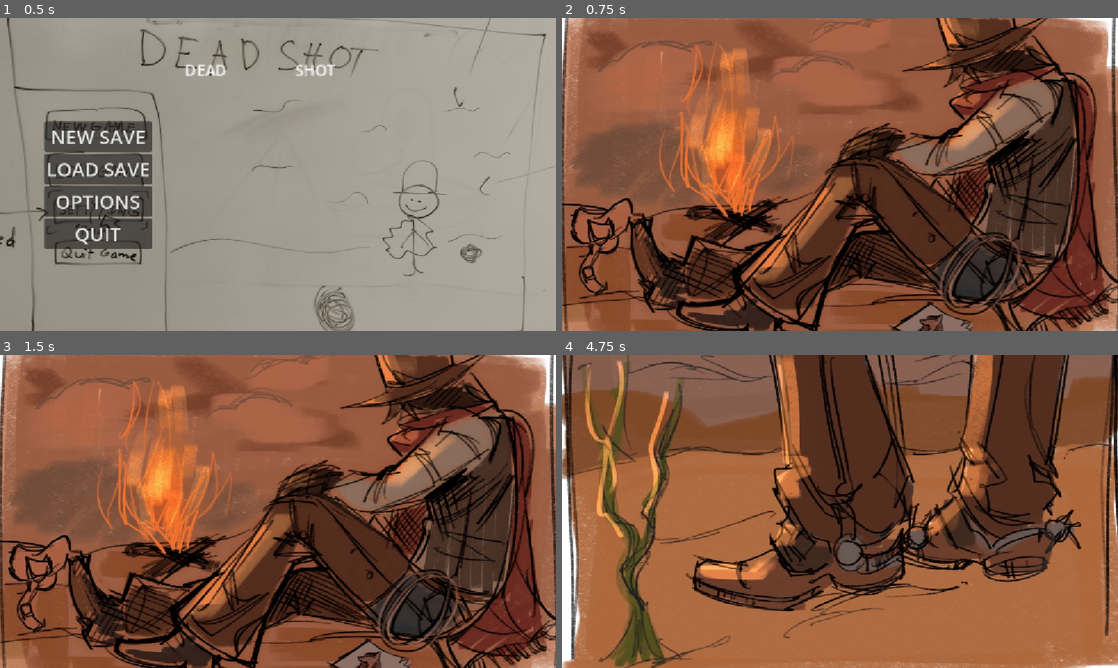
Above: before the commit, frames 1-4 (two rows, left to right).
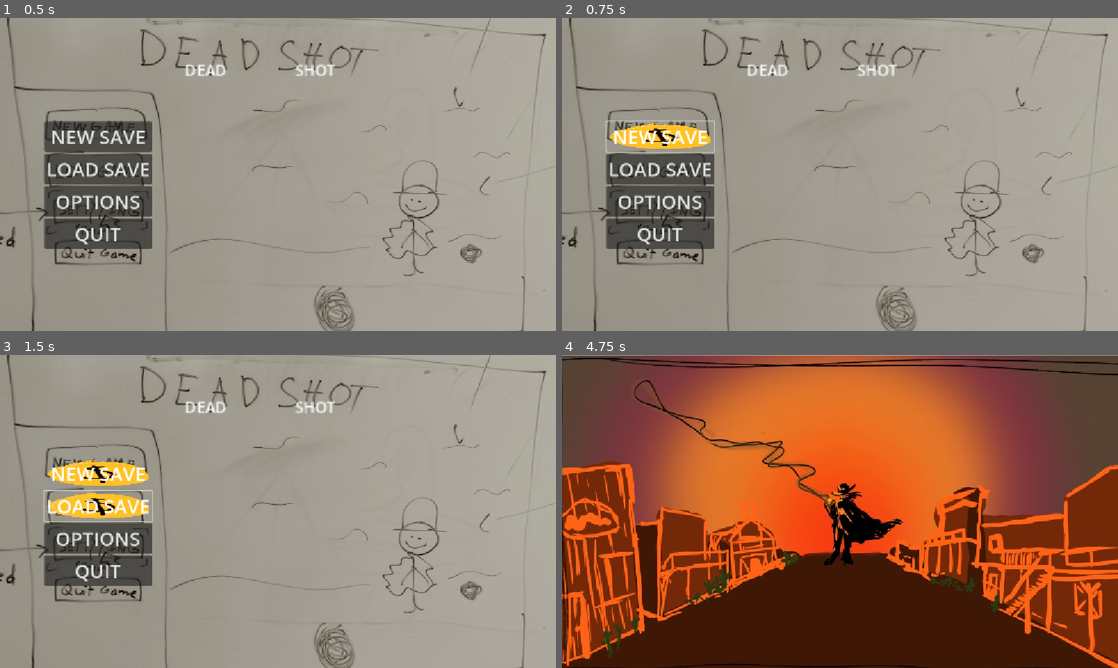
Above: after the commit, the same moments.

Repository: gmuGADIG/DEADSHOT
Game: Godot game, scene res://menu/main_menu/main_menu.tscn
Same seed, same stepped clock (60 frames per second), same inputs: the game is played once before the commit and once after it. The engine's default icon, where the game draws it, is replaced by a stand-in: a white triangle on a blue panel in a dark square. Sound files missing from this copy of the repository are replaced by a short silence.
Inputs (mouse positions are in pixels of both pictures, inside the frame that each line leads up to):
- Up to frame 1 (0.5 s): no input
- Up to frame 2 (0.75 s): click "NEW SAVE" at 0.5 s
- Up to frame 3 (1.5 s): click (100, 505) at 1.25 s, where only the run after the commit has a clickable "LOAD SAVE"
- Up to frame 4 (4.75 s): tap Enter at 2, 4.25 s; move the mouse to (962, 495) at 2.02 s; press the mouse at (962, 495) at 2.03 s; hold D (move_right) 2.03-2.78 s; move the mouse to (728, 527) at 2.77 s; release the mouse at (728, 527) at 2.78 s; hold S (move_down) 2.78-3.53 s; tap E (interact) at 2.85 s; tap Space (roll) at 3.5, 4.35 s; move the mouse to (895, 442) at 3.52 s; hold D (move_right) 3.53-4.28 s; hold Shift (quick_purchase) 3.53-4.28 s; move the mouse to (812, 574) at 4.27 s; hold W (move_up) from 4.28 s (still down)

Frame 1 is identical in both runs. In frame 2, 100% of the frame differs, in the area x 0-100%, y 0-100%; in frame 3, 100%; in frame 4, 95%.

Commit message:
button sounds

Diff:
--- a/menu/main_menu/button.gd
+++ /dev/null
@@ -1,7 +0,0 @@
-extends Button
-
-
-
-func _on_pressed() -> void:
-
-	pass # Replace with function body.
--- a/menu/main_menu/main_menu.gd
+++ b/menu/main_menu/main_menu.gd
@@ -1,18 +1,45 @@
 extends Control
 
+@export var gunshot: AudioStream
+@export var gun_spinning: AudioStream
+
 func _on_new_save_button_pressed() -> void:
+	await get_tree().create_timer(1.0).timeout
 	get_tree().change_scene_to_file("res://menu/cutscenes/intro/intro_cutscene.tscn")
 
 func _on_load_save_button_pressed() -> void:
+	await get_tree().create_timer(1.0).timeout
 	if Save.save_file_exists():
 		Save.load_game()
 	else:
 		_on_new_save_button_pressed()
 
 func _on_options_button_pressed() -> void:
+	await get_tree().create_timer(1.0).timeout
 	# TODO: Load Options Menu Scene
 	print("Options Opened")
 
 func _on_quit_button_pressed() -> void:
+	await get_tree().create_timer(1.0).timeout
 	#Quit Game
 	get_tree().quit()
+
+func _on_button_pressed() -> void:
+	$AudioStreamPlayer.stream = gunshot
+	$AudioStreamPlayer.play()
+	pass # Replace with function body.
+
+
+func _on_button_mouse_entered() -> void:
+	$AudioStreamPlayer.stream = gun_spinning
+	$AudioStreamPlayer.play()
+	pass # Replace with function body.
+
+func _on_button_mouse_exited() -> void:
+	$AudioStreamPlayer.stop()
+	pass # Replace with function body.
+
+func _on_audio_stream_player_finished() -> void:
+	if $AudioStreamPlayer.stream != gunshot:
+		$AudioStreamPlayer.play()
+	pass # Replace with function body.
--- a/menu/main_menu/main_menu.tscn
+++ b/menu/main_menu/main_menu.tscn
@@ -1,9 +1,10 @@
-[gd_scene load_steps=5 format=3 uid="uid://by8y1gjlttw6g"]
+[gd_scene load_steps=6 format=3 uid="uid://by8y1gjlttw6g"]
 
 [ext_resource type="Script" uid="uid://cg6umb86w26xh" path="res://menu/main_menu/main_menu.gd" id="1_winya"]
 [ext_resource type="Texture2D" uid="uid://dcavwcmbdms3e" path="res://temp_art/rough_drafts/main_menu.png" id="2_e5xhn"]
 [ext_resource type="Theme" uid="uid://djhkh3pf5w1j5" path="res://temp_art/rough_drafts/main_menu_theme.tres" id="3_7r8i1"]
-[ext_resource type="Script" uid="uid://dvio66wasdhpi" path="res://menu/main_menu/button.gd" id="3_qs6vt"]
+[ext_resource type="AudioStream" uid="uid://btq4usey4ba53" path="res://audio/placeholders/explosion.wav" id="3_winya"]
+[ext_resource type="AudioStream" uid="uid://dc6lbunkflvv4" path="res://audio/placeholders/funny_bone_man.wav" id="4_prid6"]
 
 [node name="MainMenu" type="Control"]
 layout_mode = 3
@@ -14,6 +15,8 @@
 grow_vertical = 2
 theme = ExtResource("3_7r8i1")
 script = ExtResource("1_winya")
+gunshot = ExtResource("3_winya")
+gun_spinning = ExtResource("4_prid6")
 
 [node name="TextureRect" type="TextureRect" parent="."]
 layout_mode = 1
@@ -42,7 +45,6 @@
 toggle_mode = true
 text = "NEW SAVE
 "
-script = ExtResource("3_qs6vt")
 
 [node name="LoadSaveButton" type="Button" parent="VBoxContainer"]
 layout_mode = 2
@@ -78,10 +80,22 @@
 horizontal_alignment = 1
 vertical_alignment = 1
 
-[connection signal="mouse_entered" from="VBoxContainer/NewSaveButton" to="VBoxContainer/NewSaveButton" method="_on_mouse_entered"]
-[connection signal="mouse_exited" from="VBoxContainer/NewSaveButton" to="VBoxContainer/NewSaveButton" method="_on_mouse_exited"]
+[node name="AudioStreamPlayer" type="AudioStreamPlayer" parent="."]
+
+[connection signal="mouse_entered" from="VBoxContainer/NewSaveButton" to="." method="_on_button_mouse_entered"]
+[connection signal="mouse_exited" from="VBoxContainer/NewSaveButton" to="." method="_on_button_mouse_exited"]
 [connection signal="pressed" from="VBoxContainer/NewSaveButton" to="." method="_on_new_save_button_pressed"]
-[connection signal="pressed" from="VBoxContainer/NewSaveButton" to="VBoxContainer/NewSaveButton" method="_on_pressed"]
+[connection signal="pressed" from="VBoxContainer/NewSaveButton" to="." method="_on_button_pressed"]
+[connection signal="mouse_entered" from="VBoxContainer/LoadSaveButton" to="." method="_on_button_mouse_entered"]
+[connection signal="mouse_exited" from="VBoxContainer/LoadSaveButton" to="." method="_on_button_mouse_exited"]
+[connection signal="pressed" from="VBoxContainer/LoadSaveButton" to="." method="_on_button_pressed"]
 [connection signal="pressed" from="VBoxContainer/LoadSaveButton" to="." method="_on_load_save_button_pressed"]
+[connection signal="mouse_entered" from="VBoxContainer/OptionsButton" to="." method="_on_button_mouse_entered"]
+[connection signal="mouse_exited" from="VBoxContainer/OptionsButton" to="." method="_on_button_mouse_exited"]
+[connection signal="pressed" from="VBoxContainer/OptionsButton" to="." method="_on_button_pressed"]
 [connection signal="pressed" from="VBoxContainer/OptionsButton" to="." method="_on_options_button_pressed"]
+[connection signal="mouse_entered" from="VBoxContainer/QuitButton" to="." method="_on_button_mouse_entered"]
+[connection signal="mouse_exited" from="VBoxContainer/QuitButton" to="." method="_on_button_mouse_exited"]
+[connection signal="pressed" from="VBoxContainer/QuitButton" to="." method="_on_button_pressed"]
 [connection signal="pressed" from="VBoxContainer/QuitButton" to="." method="_on_quit_button_pressed"]
+[connection signal="finished" from="AudioStreamPlayer" to="." method="_on_audio_stream_player_finished"]
Not shown, removed: menu/main_menu/button.gd.uid
